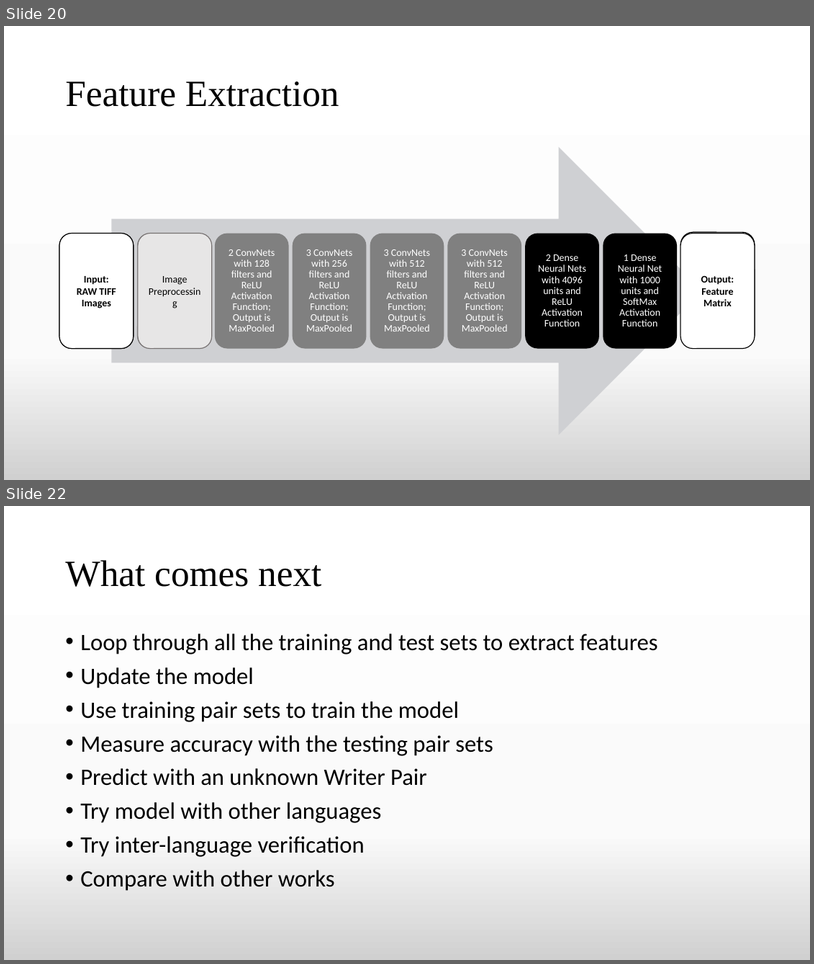
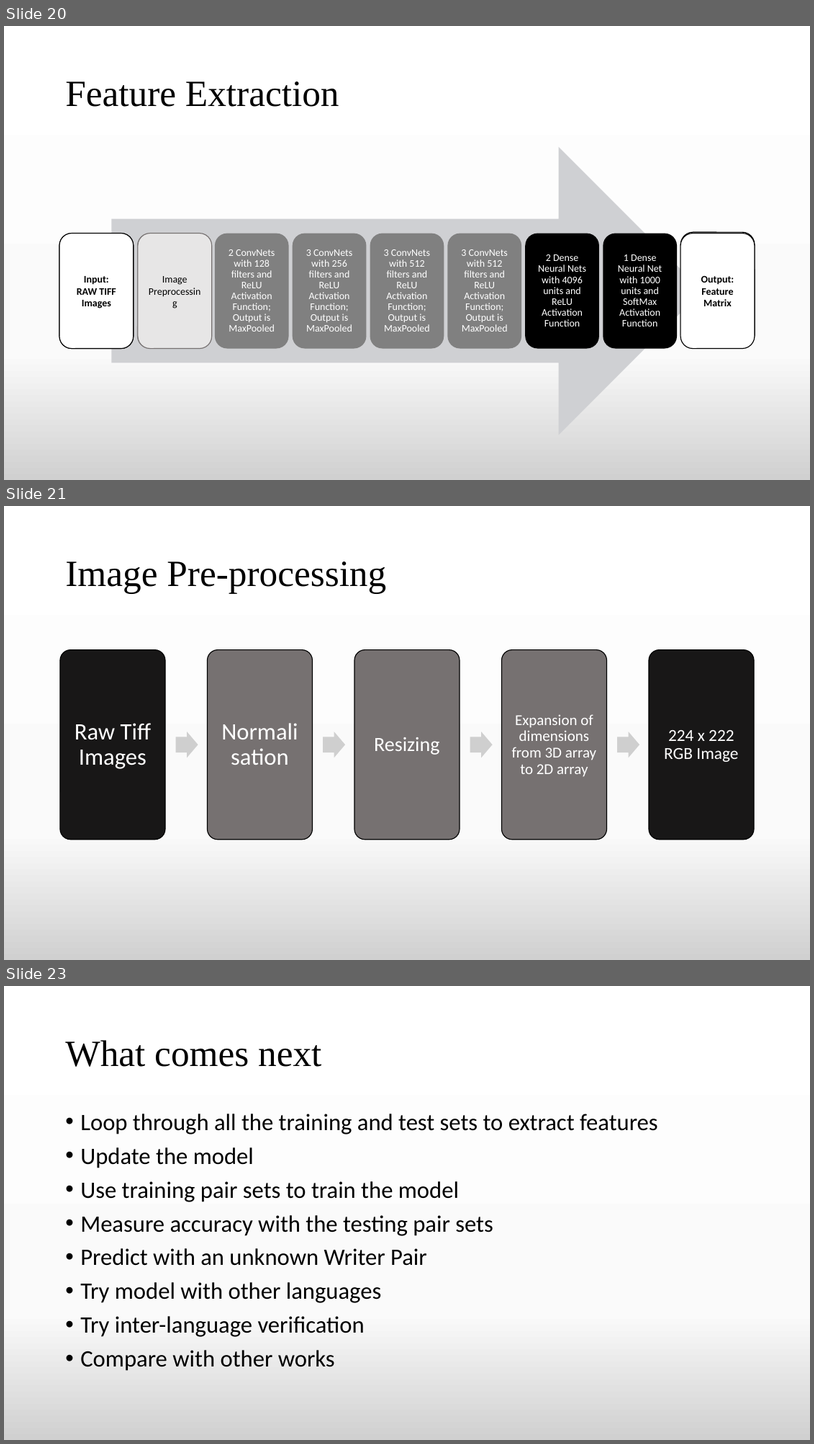
Before and after one commit to TheAnonymousMan/local-language-recognition-gcelt-class-2021, a slide deck: Documentation/4th Year Project Presentation.pptx. Shown one above the other, each under a label of ours: slides 20 and 22 before the commit, slides 20, 21 and 23 after it; the slides between them are not shown. The pictures are 814x964 and 814x1444 pixels, drawn with LibreOffice and Linux fonts; fonts in the diff are those of the drawing. Boxes give left, top, right and bottom in pixels: in the first picture for what was removed or moved away, otherwise in the second. Text is boxed around its words. In the diff, an @@ line names an element or a change of style, - is before the commit and + after.

```diff
--- a/Documentation/4th Year Project Presentation.pptx
+++ b/Documentation/4th Year Project Presentation.pptx
@@ slide 21 added at (4, 506, 810, 960), background gradient #FFFFFF to #FBFBFB to #D1D1D1 @@
@@ title added at (65, 561, 386, 593), 44 pt, text #000000 @@
+Image Pre-processing
@@ group added at (60, 650, 755, 839): 5 rounded rectangles, 5 texts, 4 right arrows @@
+Raw Tiff Images
+Normalisation
+Resizing
+Expansion of dimensions from 3D array to 2D array
+224 x 222 RGB Image
@@ what was slide 22 is now slide 23 @@
```
Also in this commit, not shown: 5 slides changed, 1 other slide added, 1 slide removed.
